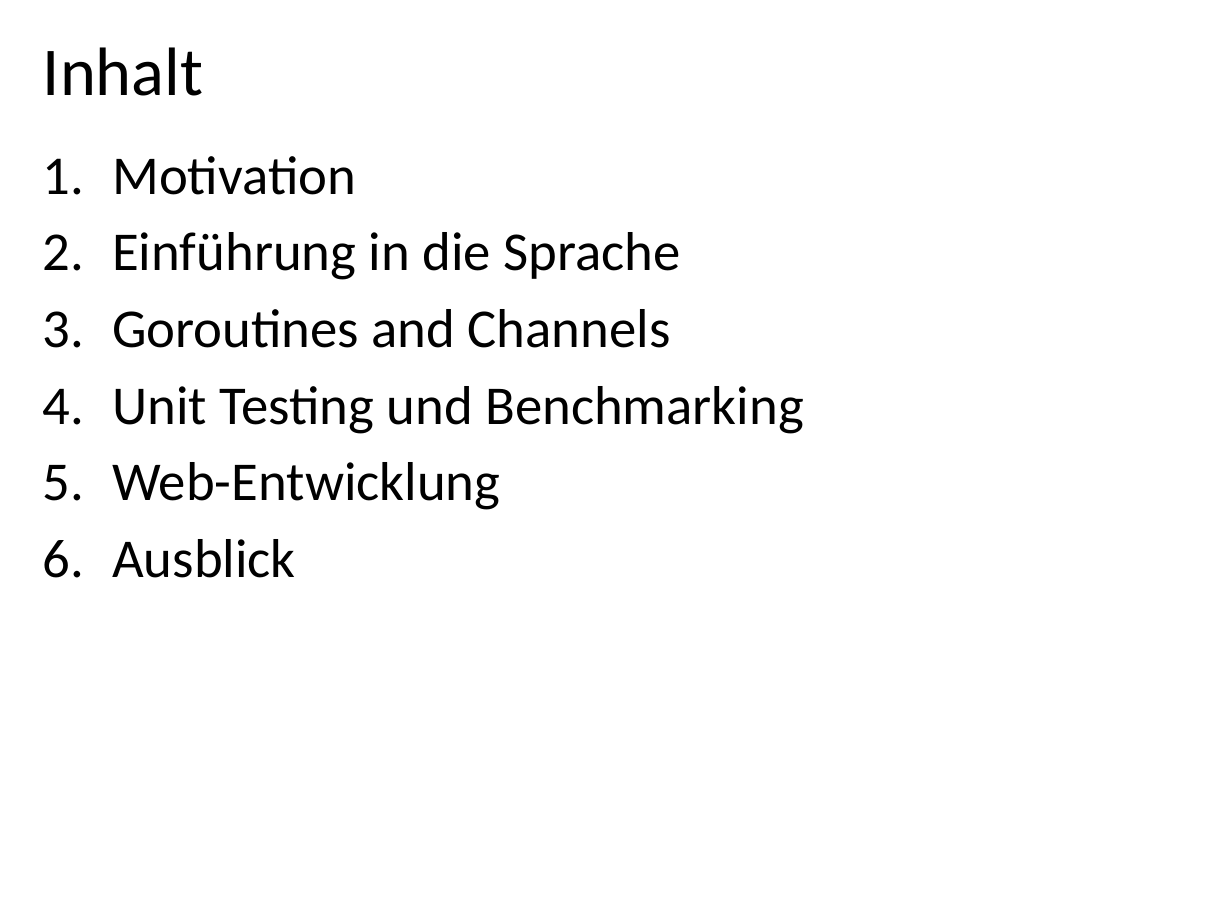
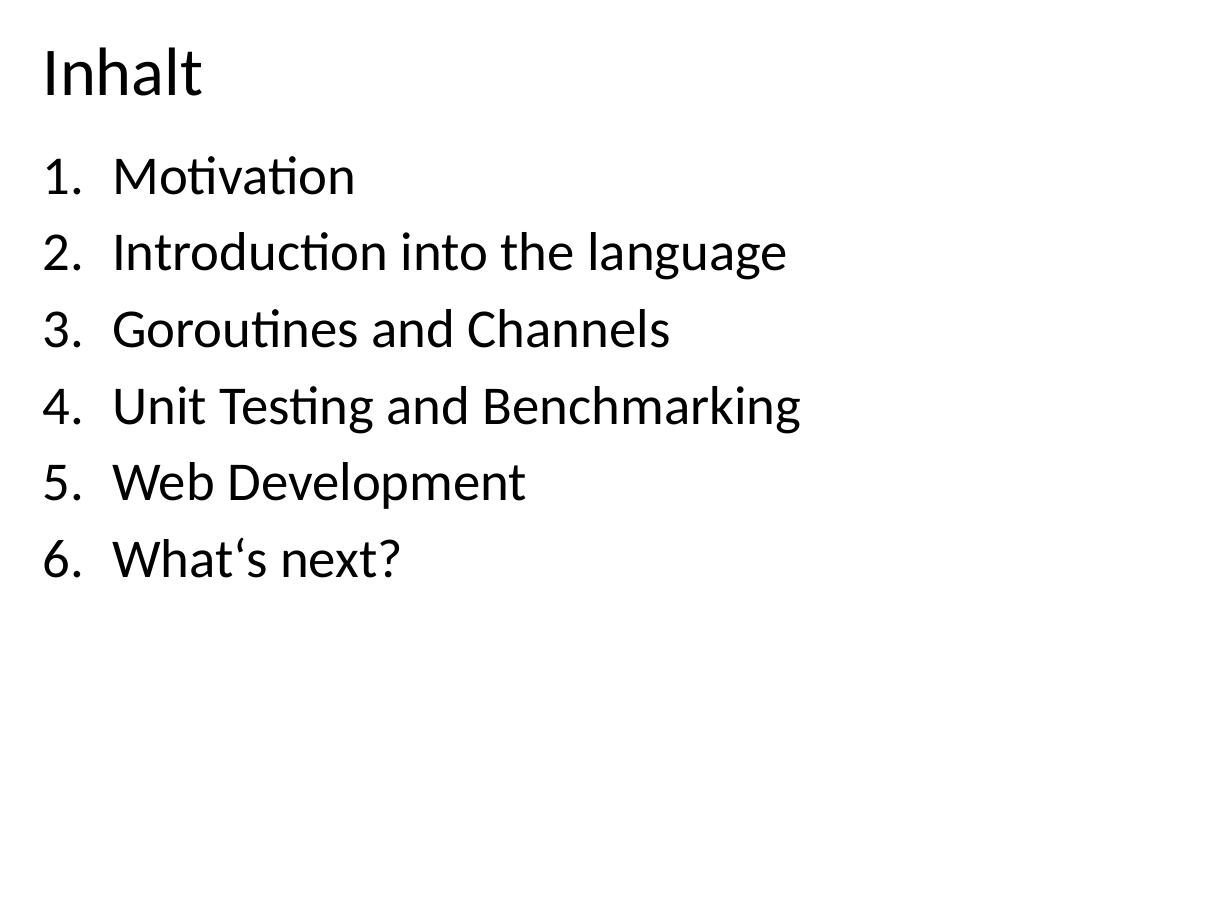
Before and after one commit to danbim/go-talk, a slide deck: slide 2 of intro-to-go.pptx. Drawn at 1232x924 pixels with LibreOffice and Linux fonts; fonts in the diff are those of the drawing; background and template pictures are left out. Boxes give left, top, right and bottom in pixels: in the first picture for what was removed or moved away, otherwise in the second. Text is boxed around its words. In the diff, an @@ line names an element or a change of style, - is before the commit and + after.

```diff
--- a/intro-to-go.pptx
+++ b/intro-to-go.pptx
@@ text at (112, 232, 788, 280): text changed @@
-2. Einführung in die Sprache
+2. Introduction into the language
@@ text at (112, 386, 802, 578): text changed @@
-4. Unit Testing und Benchmarking
-5. Web-Entwicklung
-6. Ausblick
+4. Unit Testing and Benchmarking
+5. Web Development
+6. What‘s next?
```
Also in this commit, not shown: 20 other slides changed, 6 slides added, 4 other files.
